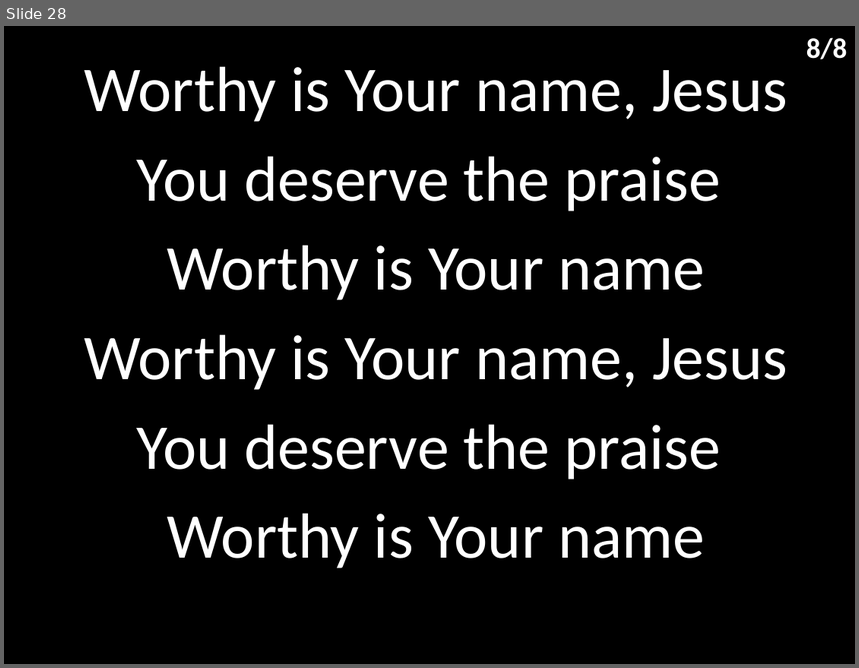
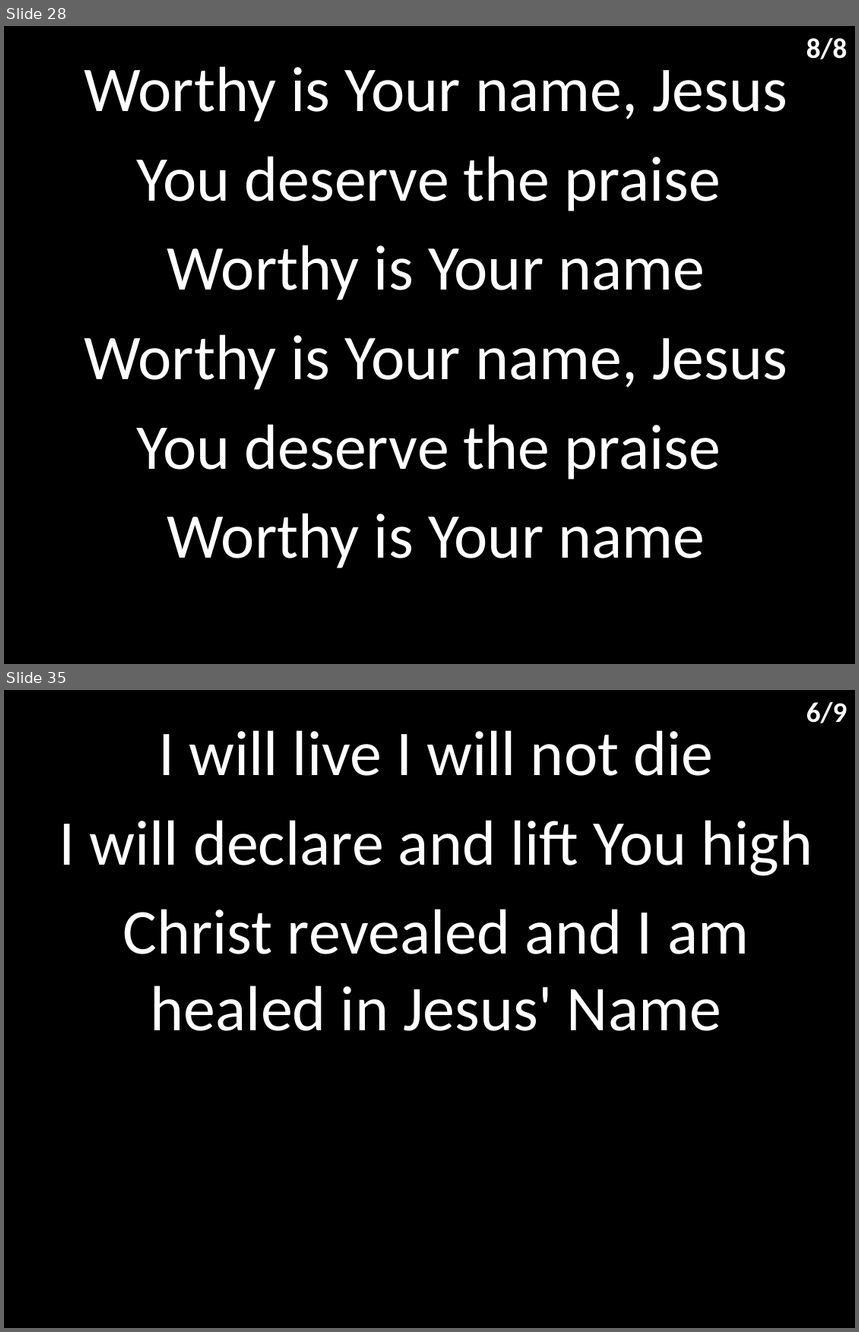
Before and after one commit to hoo-are-ya/worship, a slide deck: docs/songs_24-10-2021.pptx. Shown one above the other, each under a label of ours: slide 28 before the commit, slides 28 and 35 after it; the slides between them are not shown. The pictures are 859x668 and 859x1332 pixels, drawn with LibreOffice and Linux fonts; fonts in the diff are those of the drawing. Boxes give left, top, right and bottom in pixels: in the first picture for what was removed or moved away, otherwise in the second. Text is boxed around its words. In the diff, an @@ line names an element or a change of style, - is before the commit and + after.

Commit message:
added in jesus name

```diff
--- a/docs/songs_24-10-2021.pptx
+++ b/docs/songs_24-10-2021.pptx
@@ slide 35 added at (x1=4, y1=690, x2=855, y2=1328), background #000000 @@
@@ text added at (x1=807, y1=701, x2=848, y2=723), 24 pt, text #FFFFFF, bold @@
+6/9
@@ subtitle added at (x1=59, y1=730, x2=813, y2=1031), 54 pt, text #FFFFFF @@
+I will live I will not die
+I will declare and lift You high
+Christ revealed and I am healed in Jesus' Name
```
Also in this commit, not shown: 9 other slides added, 1 other file.
